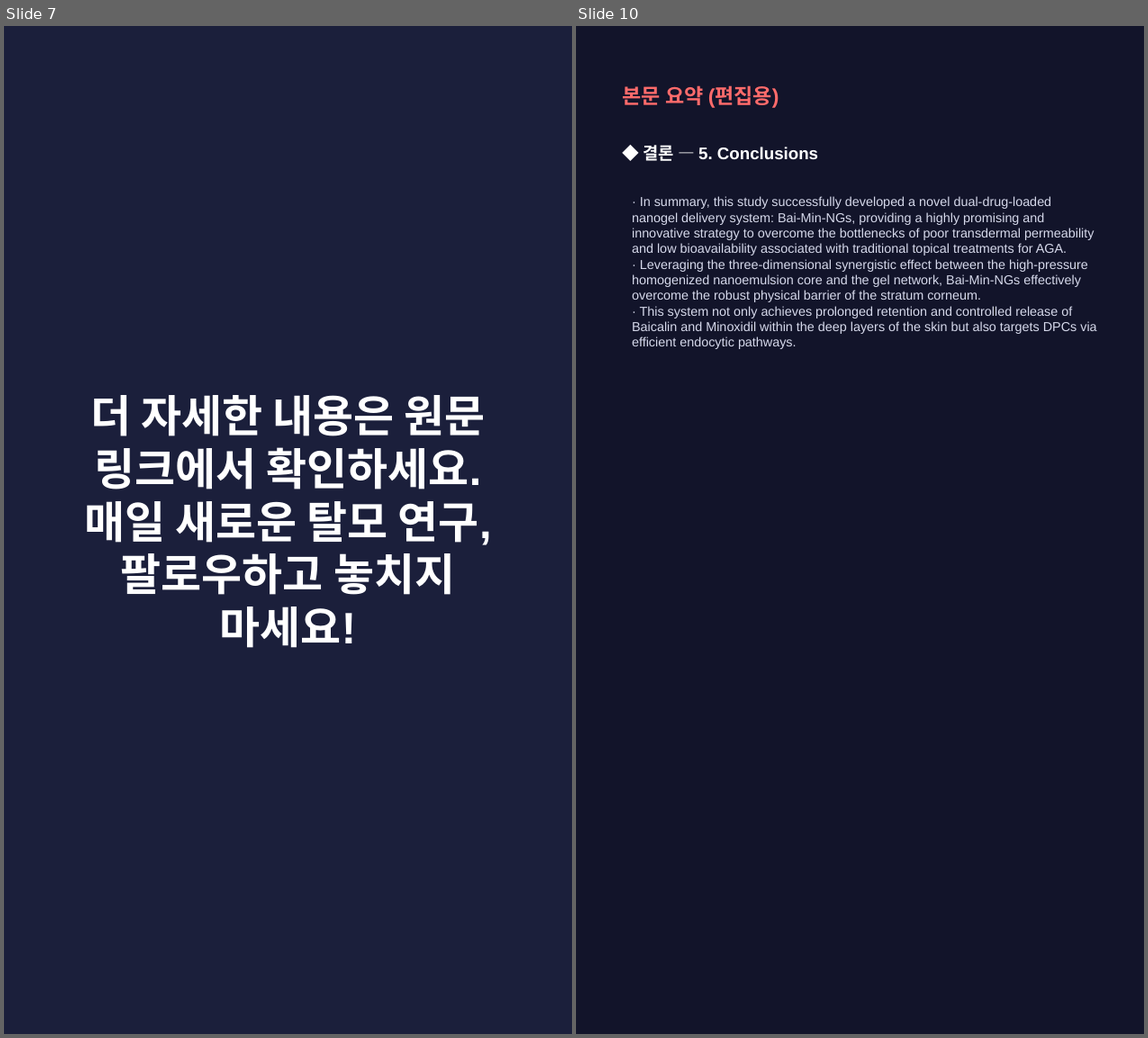
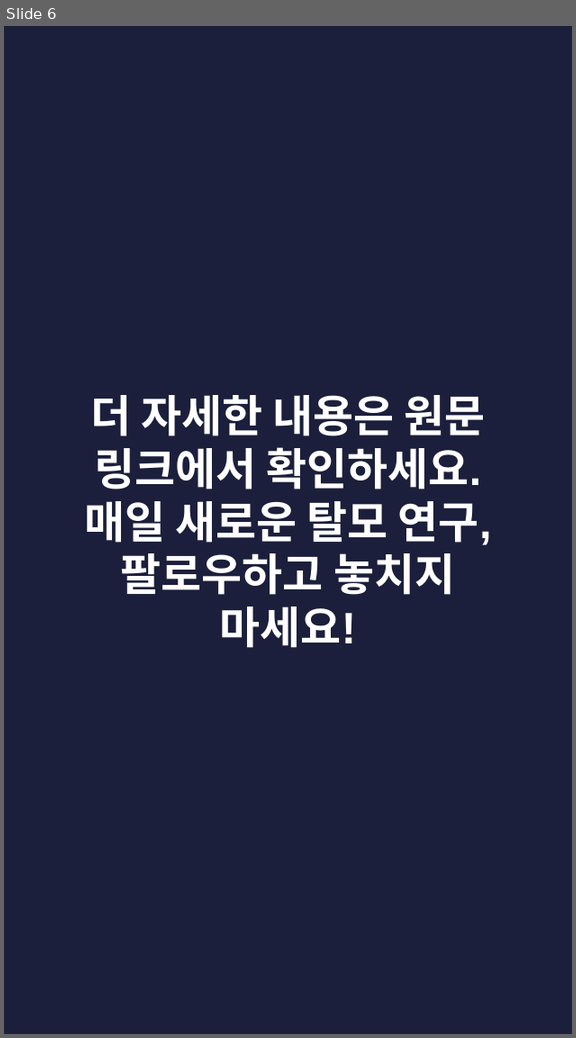
Before and after one commit to hyokang2010-BJ-ANTH/product-builder-test, a slide deck: pwa/data/latest/slides.pptx. Shown side by side, each under a label of ours: slides 7 and 10 before the commit, slide 6 after it; the slides between them are not shown. The pictures are 1148x1038 and 576x1038 pixels, drawn with LibreOffice and Linux fonts; fonts in the diff are those of the drawing. Boxes give left, top, right and bottom in pixels: in the first picture for what was removed or moved away, otherwise in the second. Text is boxed around its words. In the diff, an @@ line names an element or a change of style, - is before the commit and + after.

```diff
--- a/pwa/data/latest/slides.pptx
+++ b/pwa/data/latest/slides.pptx
@@ slide 10 removed at (576, 26, 1144, 1034), background #12142A @@
@@ text removed at (623, 85, 779, 108) @@
-본문 요약 (편집용)
@@ text removed at (644, 145, 818, 161) @@
-◆ 결론 — 5. Conclusions
@@ text removed at (632, 196, 1096, 349) @@
-· In summary, this study successfully developed a novel dual-drug-loaded nanogel delivery system: Bai-Min-NGs, providing a highly promising and innovative strategy to overcome the bottlenecks of poor transdermal permeability and low bioavailability associated with traditional topical treatments for AGA.
-· Leveraging the three-dimensional synergistic effect between the high-pressure homogenized nanoemulsion core and the gel network, Bai-Min-NGs effectively overcome the robust physical barrier of the stratum corneum.
-· This system not only achieves prolonged retention and controlled release of Baicalin and Minoxidil within the deep layers of the skin but also targets DPCs via efficient endocytic pathways.
@@ what was slide 7 is now slide 6 @@
```
Also in this commit, not shown: 2 slides changed, 5 slides added, 6 other slides removed, 27 other files.
